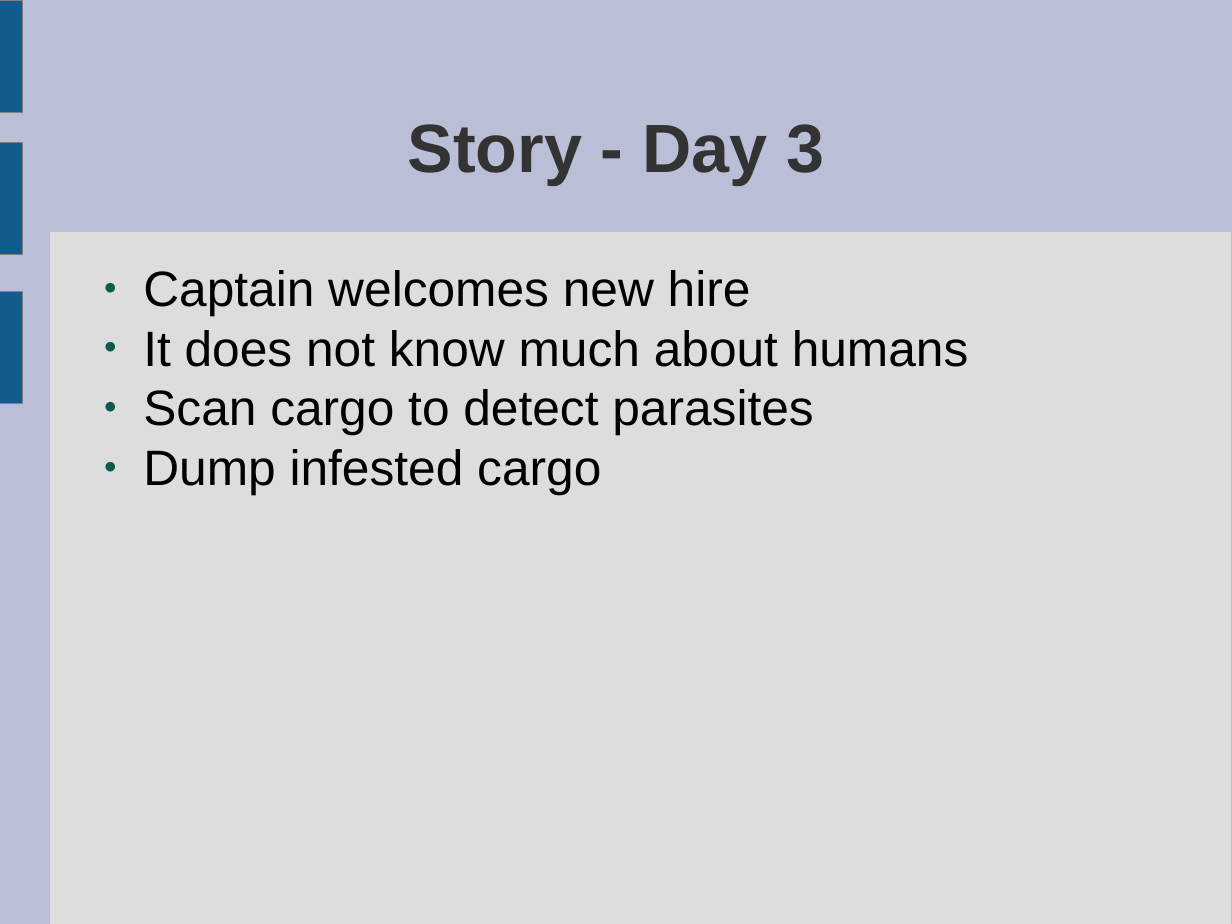
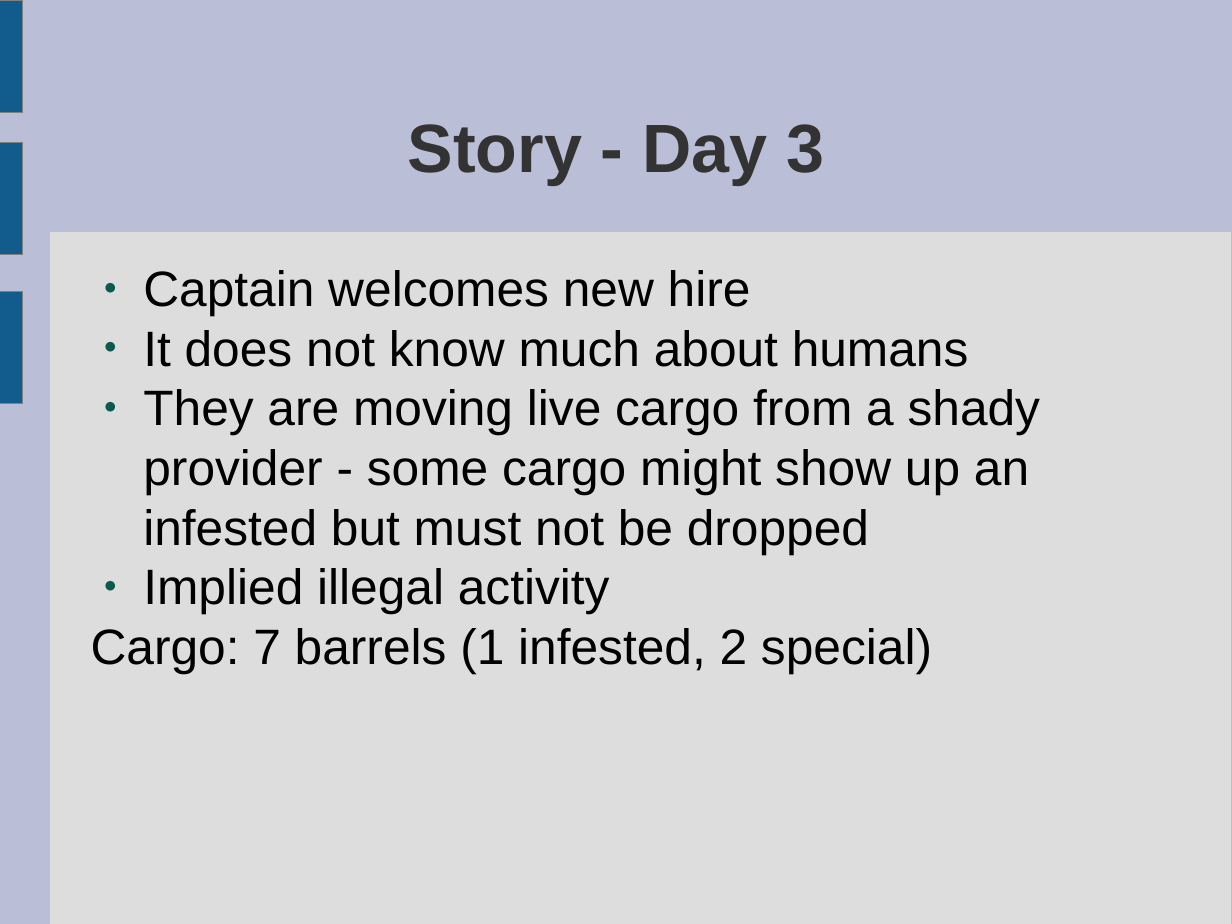
Before and after one commit to ktosox/GWJ67, a slide deck: slide 20 of da_plan.odp. Drawn at 1232x924 pixels with LibreOffice and Linux fonts; fonts in the diff are those of the drawing. Boxes give left, top, right and bottom in pixels: in the first picture for what was removed or moved away, otherwise in the second. Text is boxed around its words. In the diff, an @@ line names an element or a change of style, - is before the commit and + after.

```diff
--- a/da_plan.odp
+++ b/da_plan.odp
@@ text at box(91, 389, 1041, 673): text changed @@
-● Scan cargo to detect parasites
-● Dump infested cargo
+● They are moving live cargo from a shady provider - some cargo might show up an infested but must not be dropped
+● Implied illegal activity
+Cargo: 7 barrels (1 infested, 2 special)
```
Also in this commit, not shown: 2 other slides changed, 3 slides added, 1 other file.
